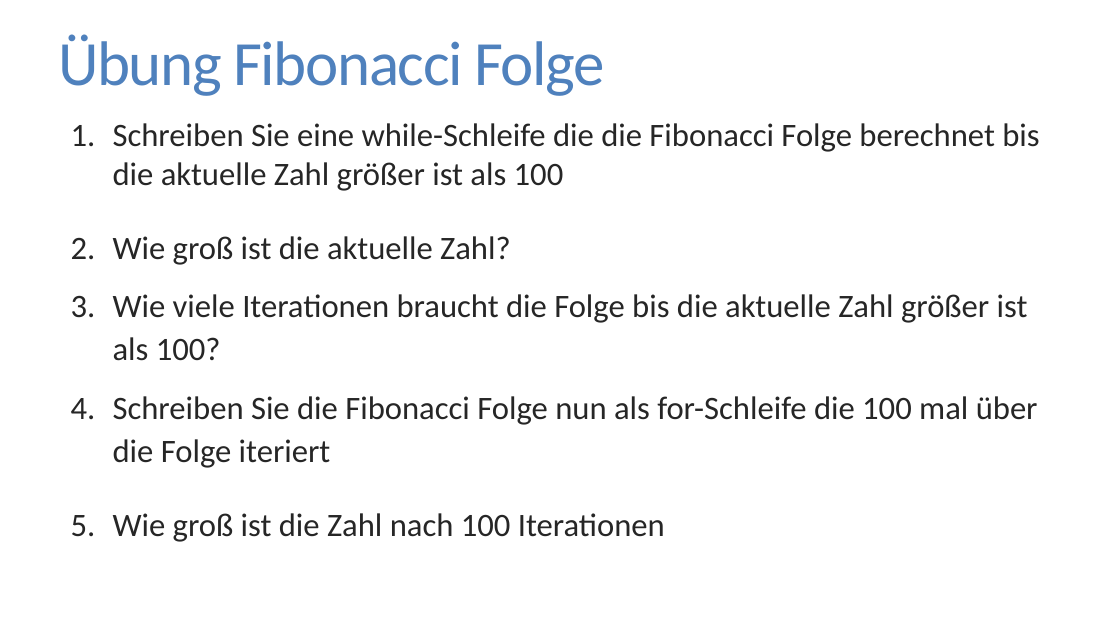
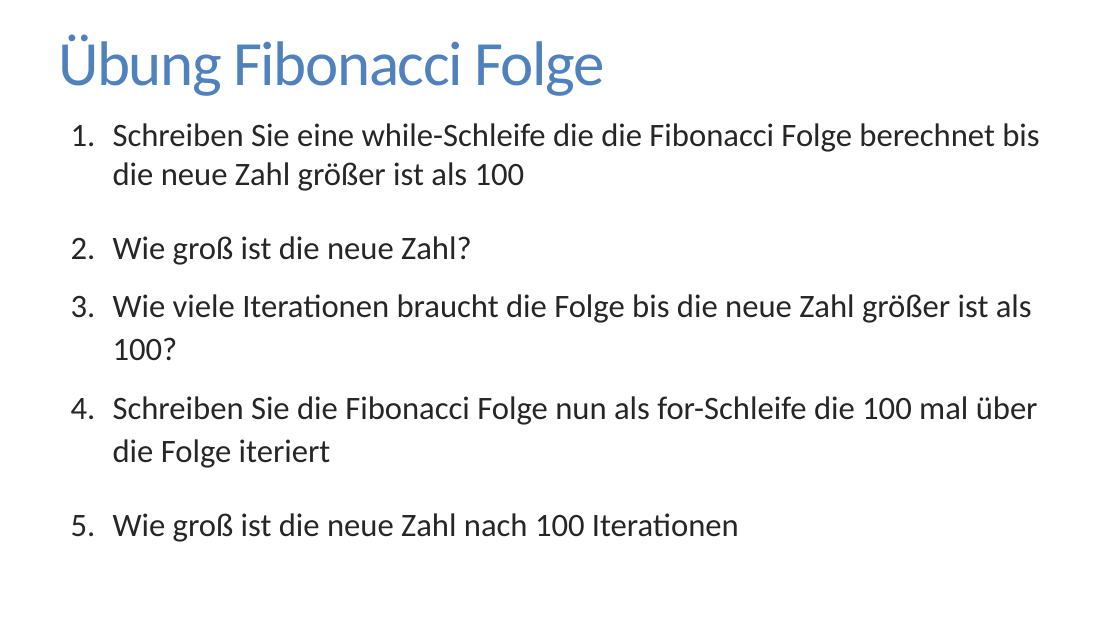
Before and after one commit to FlorianKeppeler/RKurs, a slide deck: slide 36 of Einführung in R.pptx. Drawn at 1120x630 pixels with LibreOffice and Linux fonts; fonts in the diff are those of the drawing. Boxes give left, top, right and bottom in pixels: in the first picture for what was removed or moved away, otherwise in the second. Text is boxed around its words. In the diff, an @@ line names an element or a change of style, - is before the commit and + after.

```diff
--- a/Einführung in R.pptx
+++ b/Einführung in R.pptx
@@ text at [113,123,1039,361]: text changed @@
-1. Schreiben Sie eine while-Schleife die die Fibonacci Folge berechnet bis die aktuelle Zahl größer ist als 100
-2. Wie groß ist die aktuelle Zahl?
-3. Wie viele Iterationen braucht die Folge bis die aktuelle Zahl größer ist als 100?
+1. Schreiben Sie eine while-Schleife die die Fibonacci Folge berechnet bis die neue Zahl größer ist als 100
+2. Wie groß ist die neue Zahl?
+3. Wie viele Iterationen braucht die Folge bis die neue Zahl größer ist als 100?
@@ text at [113,513,739,542]: text changed @@
-5. Wie groß ist die Zahl nach 100 Iterationen
+5. Wie groß ist die neue Zahl nach 100 Iterationen
```
Also in this commit, not shown: 1 other slide changed, 3 other files.
